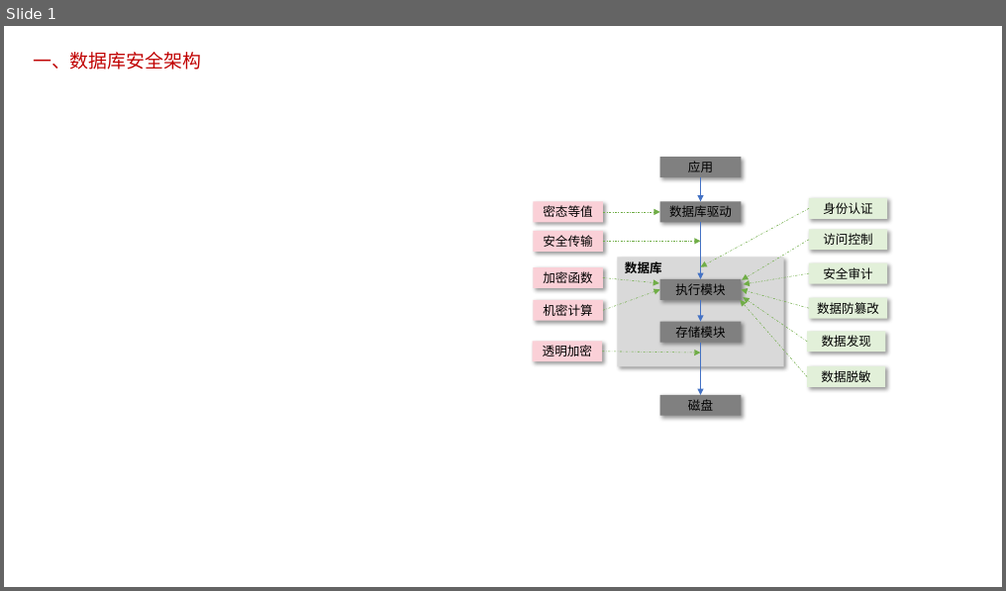
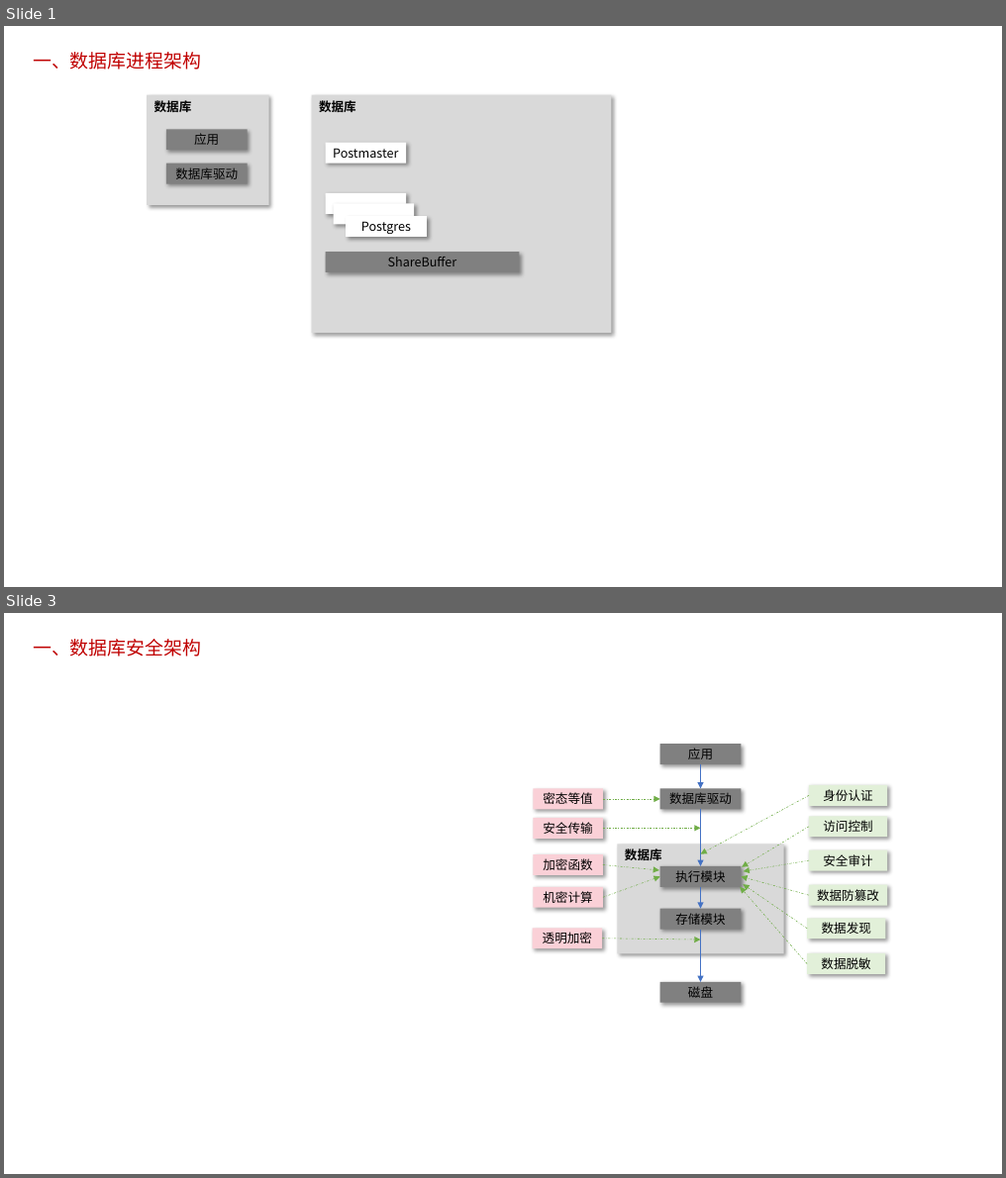
Before and after one commit to poorkk/lorand, a slide deck: source/doc/数据库安全.pptx. Shown one above the other, each under a label of ours: slide 1 before the commit, slides 1 and 3 after it; the slides between them are not shown. The pictures are 1006x591 and 1006x1178 pixels, drawn with LibreOffice and Linux fonts; fonts in the diff are those of the drawing. Boxes give left, top, right and bottom in pixels: in the first picture for what was removed or moved away, otherwise in the second. Text is boxed around its words. In the diff, an @@ line names an element or a change of style, - is before the commit and + after.

```diff
--- a/source/doc/数据库安全.pptx
+++ b/source/doc/数据库安全.pptx
@@ slide 1 added at box(4, 26, 1002, 587), background #FFFFFF @@
@@ text added at box(33, 52, 201, 70), 18 pt, text #C00000 @@
+一、数据库进程架构
@@ rectangle added at box(147, 95, 269, 205), fill #D9D9D9, 12 pt, text #000000, bold @@
+数据库
@@ rectangle added at box(312, 95, 612, 333), fill #D9D9D9, 12 pt, text #000000, bold @@
+数据库
@@ rectangle added at box(166, 129, 248, 151), fill #808080, 12 pt, text #000000 @@
+应用
@@ rectangle added at box(325, 143, 406, 164), fill #FFFFFF, 12 pt, text #000000 @@
+Postmaster
@@ rectangle added at box(166, 163, 248, 184), fill #808080, 12 pt, text #000000 @@
+数据库驱动
@@ rectangle added at box(325, 193, 406, 215), fill #FFFFFF @@
@@ rectangle added at box(334, 203, 414, 224), fill #FFFFFF @@
@@ rectangle added at box(347, 216, 427, 237), fill #FFFFFF, 12 pt, text #000000 @@
+Postgres
@@ rectangle added at box(325, 252, 519, 274), fill #808080, 12 pt, text #000000 @@
+ShareBuffer
@@ what was slide 1 is now slide 3 @@
```
Also in this commit, not shown: 1 other slide added.
